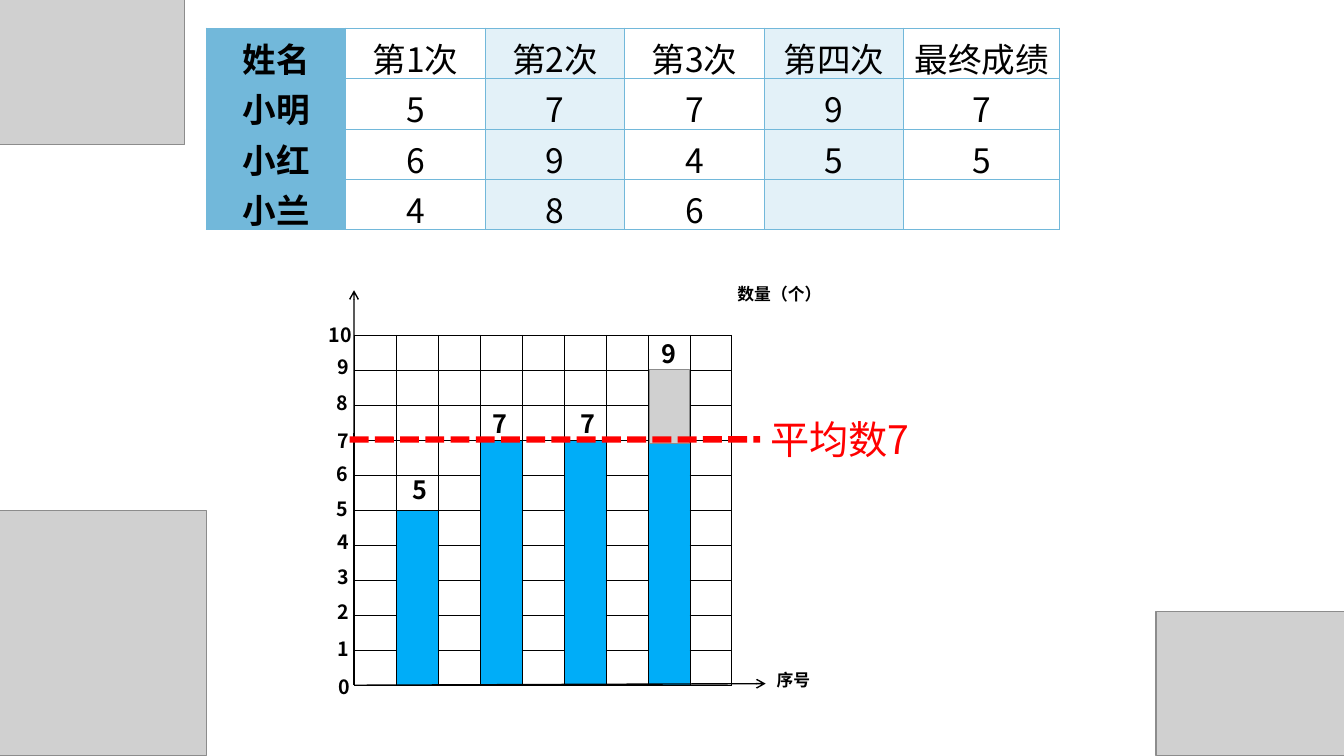
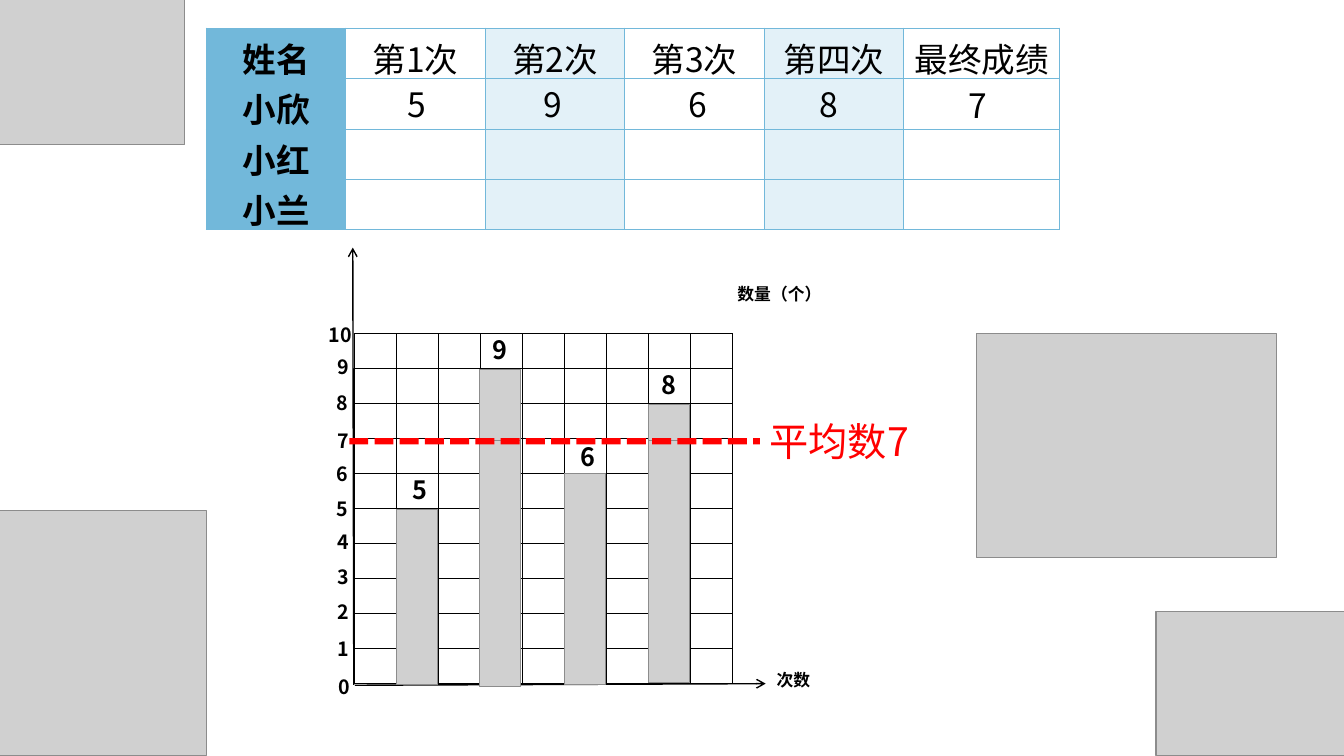
Before and after one commit to iceRainCui/resource-didi, a slide deck: slide 2 of 《平均数》.pptx. Drawn at 1344x756 pixels with LibreOffice and Linux fonts; fonts in the diff are those of the drawing; grey boxes stand for pictures; background and template pictures are left out. Boxes give left, top, right and bottom in pixels: in the first picture for what was removed or moved away, otherwise in the second. Text is boxed around its words. In the diff, an @@ line names an element or a change of style, - is before the commit and + after.

Commit message:
chore: update presentation file

```diff
--- a/《平均数》.pptx
+++ b/《平均数》.pptx
@@ table at <box>207,28,1059,236</box> @@
-row 2: 小明 | 5 | 7 | 7 | 9 | 7
+row 2: 小欣 |  |  |  |  | 
-row 3: 小红 | 6 | 9 | 4 | 5 | 5
+row 3: 小红 |  |  |  |  | 
-row 4: 小兰 | 4 | 8 | 6 |  | 
+row 4: 小兰 |  |  |  |  | 
@@ text "7": place and size @@
-text "7" at <box>492,414,507,439</box>
+text "7" at <box>968,93,987,118</box>
@@ text "7" at <box>968,93,987,118</box>: size 18 to 24 pt, bold off @@
@@ text added at <box>408,92,427,118</box>, 24 pt, text #000000 @@
+5
@@ text added at <box>543,92,562,118</box>, 24 pt, text #000000 @@
+9
@@ text added at <box>689,92,708,118</box>, 24 pt, text #000000 @@
+6
@@ text added at <box>820,92,839,118</box>, 24 pt, text #000000 @@
+8
@@ arrow moved from (354, 686) - (354, 290) to (354, 686) - (353, 248) @@
@@ table at <box>354,334,735,684</box> @@
@@ borders changed @@
@@ text "9": place and size @@
-text "9" at <box>661,344,676,370</box>
+text "9" at <box>492,333,507,360</box>
@@ picture added at <box>977,334,1277,558</box> @@
@@ picture added at <box>480,369,521,440</box> @@
@@ text added at <box>661,368,676,395</box>, 18 pt, text #000000, bold @@
+8
@@ picture added at <box>649,404,691,440</box> @@
@@ picture added at <box>480,441,521,687</box> @@
@@ text at <box>581,440,596,467</box>: text changed @@
-7
+6
@@ picture added at <box>649,441,691,683</box> @@
@@ picture added at <box>565,474,606,685</box> @@
@@ picture: place and size @@
-picture at <box>649,370,690,444</box>
+picture at <box>396,509,438,685</box>
@@ text at <box>777,671,811,688</box>: text changed @@
-序号
+次数
```
Also in this commit, not shown: 2 other slides changed, 8 slides added, 1 other file.
